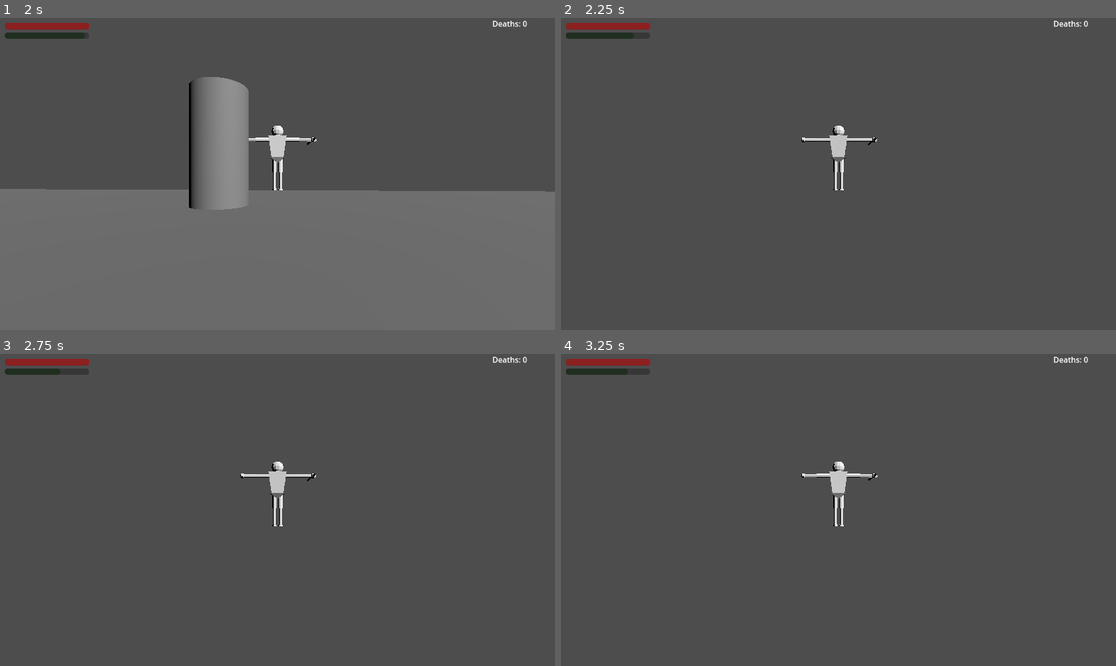
Above: before the commit, frames 1-4 (two rows, left to right).
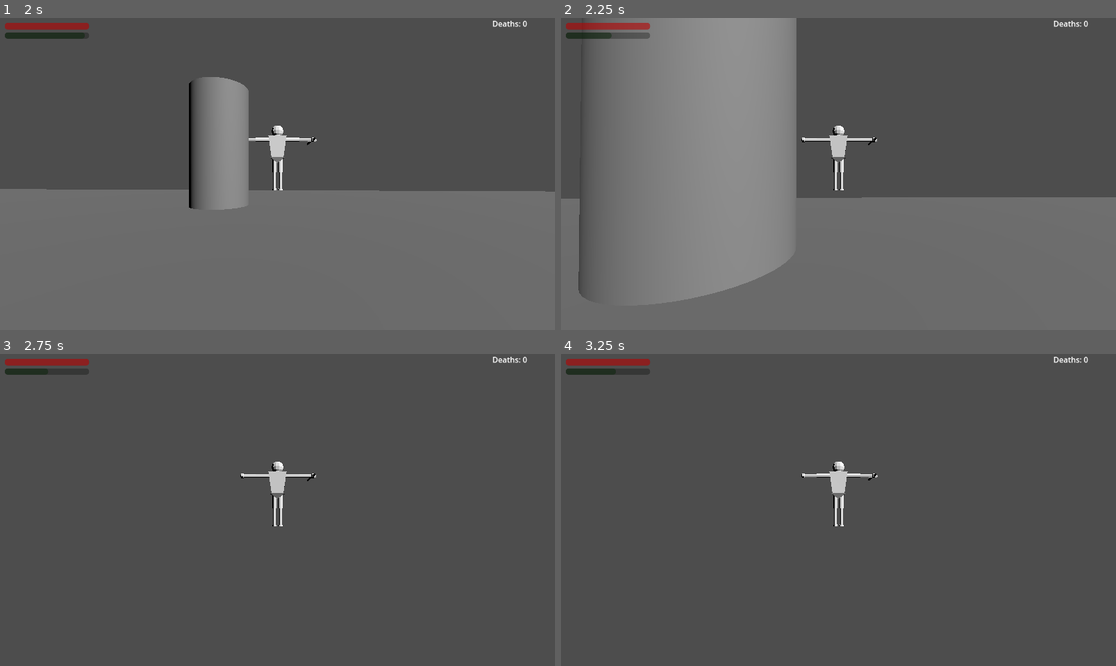
Above: after the commit, the same moments.

Repository: Simen732/Souls-like-game
Game: Godot game, scene res://scenes/main.tscn
Same seed, same stepped clock (60 frames per second), same inputs: the game is played once before the commit and once after it.
Inputs (mouse positions are in pixels of both pictures, inside the frame that each line leads up to):
- Up to frame 1 (2 s): move the mouse to (305, 174) at 0.52 s; hold Shift (run) 0.53-1.28 s; hold W (up) from 0.53 s (still down); tap Space (dogde) at 0.6, 1.55 s; tap F (jump) at 0.77, 1.52 s; move the mouse to (249, 174) at 1.27 s; tap Shift (run) at 1.35 s
- Up to frame 2 (2.25 s): keep holding W (up); move the mouse to (849, 167) at 2.02 s; hold Shift (run) from 2.03 s (still down); tap Space (dogde) at 2.1 s
- Up to frame 3 (2.75 s): keep holding W (up); keep holding Shift (run)
- Up to frame 4 (3.25 s): keep holding W (up); move the mouse to (832, 516) at 2.77 s; release Shift (run) at 2.78 s; tap Shift (run) at 2.85 s; tap F (jump) at 3.02 s; tap Space (dogde) at 3.05 s

Frame 1 is identical in both runs. In frame 2, 61% of the frame differs, in the area x 0-100%, y 0-100%; in frame 3, less than 0.1%; in frame 4, less than 0.1%.

Commit message:
Lagt til smooth dash og noe annet shit
idk

Diff:
--- a/Scripts/CharacterBody3D.gd
+++ b/Scripts/CharacterBody3D.gd
@@ -1,5 +1,5 @@
 extends CharacterBody3D
-#adda ost idk
+
 #-----------------------------------------------------------------------------------------------------#
 
 @onready var cam_origin = $CamOrigin
@@ -28,9 +28,14 @@
 var deathCount = 0
 var runSpeed = 2
 var playerIsDying = false
-var dogdeSpeed = 50
+var dogdeSpeed = 10
 var dodgeCooldown = 60
 var Iframes = 60
+
+var isDodging = false
+var dashStartTime = 0.0
+var dashDuration = 0.5  # Dash duration in seconds
+var dashDirection = Vector3.ZERO
 
 #-----------------------------------------------------------------------------------------------------#
 
@@ -43,12 +48,15 @@
 
 	Input.mouse_mode = Input.MOUSE_MODE_CAPTURED
 
+#-----------------------------------------------------------------------------------------------------#
 
-# Dette er koden til hvordan du beveger kameraet.
+
+
+# This is the code for how the camera moves.
 func _input(event):
 	if event is InputEventMouseMotion and !Menu_open:
 		rotate_y(deg_to_rad(-event.relative.x * sensitivity))
-		cam_origin.rotate_x(deg_to_rad(event.relative.y *- sensitivity))
+		cam_origin.rotate_x(deg_to_rad(event.relative.y * -sensitivity))
 		cam_origin.rotation.x = clamp(cam_origin.rotation.x, deg_to_rad(-80), deg_to_rad(40))
 
 #-----------------------------------------------------------------------------------------------------#
@@ -58,50 +66,55 @@
 	if not is_on_floor():
 		velocity.y -= gravity * delta
 
-#-----------------------------------------------------------------------------------------------------#
-
+	# Jump
 	if Input.is_action_just_pressed("jump") and is_on_floor() and !playerIsDying:
 		velocity.y = JUMP_VELOCITY
 
+	# Toggle menu with escape key
 	if Input.is_action_just_pressed("escape") and is_on_floor() and !playerIsDying:
 		if Menu_open == false:
 			Input.set_mouse_mode(Input.MOUSE_MODE_VISIBLE)
 			Menu_open = true
-
-		elif Menu_open == true:
+		else:
 			Input.set_mouse_mode(Input.MOUSE_MODE_CAPTURED)
 			Menu_open = false
 
-
-#-----------------------------------------------------------------------------------------------------#
-
+	# Handle movement and dodging
 	var input_dir = Input.get_vector("left", "right", "up", "down")
 	var direction = (transform.basis * Vector3(input_dir.x, 0, input_dir.y)).normalized()
-	if (dodgeCooldown > 0):
-		dodgeCooldown = dodgeCooldown - 1
 
+	if dodgeCooldown > 0:
+		dodgeCooldown -= 1
 
-	if (Iframes > 0):
-		Iframes = Iframes - 1
-		print(Iframes)
-
-
+	if Iframes > 0:
+		Iframes -= 1
 
 	if !Input.is_action_pressed("run") and currentStamina.value < maxStamina:
-		currentStamina.value = currentStamina.value + 1
+		currentStamina.value += 1
 
-	if direction and !Menu_open and !playerIsDying:
+	# Handle smooth dodging
+	if isDodging:
+		dashStartTime += delta
+		if dashStartTime < dashDuration:
+			var dashProgress = dashStartTime / dashDuration
+			velocity.x = lerp(velocity.x, dashDirection.x * dogdeSpeed, dashProgress)
+			velocity.z = lerp(velocity.z, dashDirection.z * dogdeSpeed, dashProgress)
+		else:
+			isDodging = false
+	elif direction and !Menu_open and !playerIsDying:
 		velocity.x = direction.x * SPEED
 		velocity.z = direction.z * SPEED
 		if Input.is_action_pressed("run") and !Menu_open and !playerIsDying:
-			currentStamina.value = currentStamina.value - 1
+			currentStamina.value -= 1
 			velocity.x *= runSpeed
 			velocity.z *= runSpeed
-		if Input.is_action_just_pressed("dogde") and is_on_floor() and !playerIsDying and direction and dodgeCooldown < 1:
-			currentStamina.value = currentStamina.value - 20
-			velocity.x *= dogdeSpeed
-			velocity.z *= dogdeSpeed
-			dodgeCooldown = dodgeCooldown + 60
+		if Input.is_action_just_pressed("dogde") and is_on_floor() and !playerIsDying and direction and dodgeCooldown < 1 and not isDodging:
+			if currentStamina.value >= 20:  # Ensure the player has enough stamina
+				currentStamina.value -= 80
+				dashDirection = direction
+				dashStartTime = 0  # Reset the dash timer
+				isDodging = true
+				dodgeCooldown = 60  # Reset dodge cooldown
 
 	else:
 		velocity.x = move_toward(velocity.x, 0, SPEED)
@@ -111,34 +124,29 @@
 
 #-----------------------------------------------------------------------------------------------------#
 
-
-
-	#Dette er det som skjer når du er i kontakt med deathBox og når du dør
+# This is what happens when you touch the deathBox and die
 func _on_area_3d_body_entered(body):
 	if Iframes < 1:
 		if !idkKerft:
-			currentHealth.value = currentHealth.value -33.333333333333333
-			Iframes = Iframes + 60
+			currentHealth.value -= 33.333
+			Iframes = 60
 			print(currentHealth.value)
 			if currentHealth.value < 1:
 				playerIsDying = true
-				deathCount = deathCount + 1
+				deathCount += 1
 				death_counter.text = "Deaths:  " + str(deathCount)
 				death_timer.start()
 				Engine.time_scale = 0.3
 				animation_player.play("deathScreen")
 				sensitivity = 0
-
-
-
 	else:
 		idkKerft = false
-		print("idk denne tingen funker ")
+		print("idk denne tingen funker")
 		print("du har I frames")
 
+#-----------------------------------------------------------------------------------------------------#
 
-# Når death timer er over og du respawner
-
+# When the death timer ends and you respawn
 func _on_death_timer_timeout():
 	sensitivity = 0.05
 	print(deathCount)
@@ -147,14 +155,11 @@
 	Engine.time_scale = 1
 	animation_player.play("RESET")
 	currentHealth.value = maxHealth
-	print(currentHealth)
 	playerIsDying = false
 
 #-----------------------------------------------------------------------------------------------------#
 
-#når du toucher checkpoint
+# When you touch a checkpoint
 func _on_spawn_point_body_entered(body):
 	spawn_point = $".".global_position
 	print(spawn_point)
-
-#-----------------------------------------------------------------------------------------------------#
--- a/scenes/mainDude.tscn
+++ b/scenes/mainDude.tscn
@@ -13,7 +13,7 @@
 tracks/0/type = "value"
 tracks/0/imported = false
 tracks/0/enabled = true
-tracks/0/path = NodePath("RichTextLabel:visible")
+tracks/0/path = NodePath("You Died:visible")
 tracks/0/interp = 1
 tracks/0/loop_wrap = true
 tracks/0/keys = {
@@ -37,10 +37,22 @@
 tracks/2/type = "value"
 tracks/2/imported = false
 tracks/2/enabled = true
-tracks/2/path = NodePath("CollisionShape3D:rotation")
+tracks/2/path = NodePath(".:rotation")
 tracks/2/interp = 1
 tracks/2/loop_wrap = true
 tracks/2/keys = {
+"times": PackedFloat32Array(0),
+"transitions": PackedFloat32Array(1),
+"update": 0,
+"values": [Vector3(0, 0, 0)]
+}
+tracks/3/type = "value"
+tracks/3/imported = false
+tracks/3/enabled = true
+tracks/3/path = NodePath("mainDude:rotation")
+tracks/3/interp = 1
+tracks/3/loop_wrap = true
+tracks/3/keys = {
 "times": PackedFloat32Array(0),
 "transitions": PackedFloat32Array(1),
 "update": 0,
@@ -52,7 +64,7 @@
 tracks/0/type = "value"
 tracks/0/imported = false
 tracks/0/enabled = true
-tracks/0/path = NodePath("CollisionShape3D:rotation")
+tracks/0/path = NodePath(".:rotation")
 tracks/0/interp = 1
 tracks/0/loop_wrap = true
 tracks/0/keys = {
@@ -68,7 +80,7 @@
 tracks/0/type = "value"
 tracks/0/imported = false
 tracks/0/enabled = true
-tracks/0/path = NodePath("RichTextLabel:visible")
+tracks/0/path = NodePath("You Died:visible")
 tracks/0/interp = 1
 tracks/0/loop_wrap = true
 tracks/0/keys = {
@@ -92,11 +104,11 @@
 tracks/2/type = "value"
 tracks/2/imported = false
 tracks/2/enabled = true
-tracks/2/path = NodePath("CollisionShape3D:rotation")
+tracks/2/path = NodePath("mainDude:rotation")
 tracks/2/interp = 1
 tracks/2/loop_wrap = true
 tracks/2/keys = {
-"times": PackedFloat32Array(0, 0.5),
+"times": PackedFloat32Array(0, 2),
 "transitions": PackedFloat32Array(1, 1),
 "update": 0,
 "values": [Vector3(0, 0, 0), Vector3(1.5708, 0, 0)]
@@ -134,7 +146,7 @@
 "": SubResource("AnimationLibrary_q26w4")
 }
 
-[node name="RichTextLabel" type="RichTextLabel" parent="."]
+[node name="You Died" type="RichTextLabel" parent="."]
 visible = false
 modulate = Color(0.309804, 0, 0.00392157, 1)
 anchors_preset = 8
